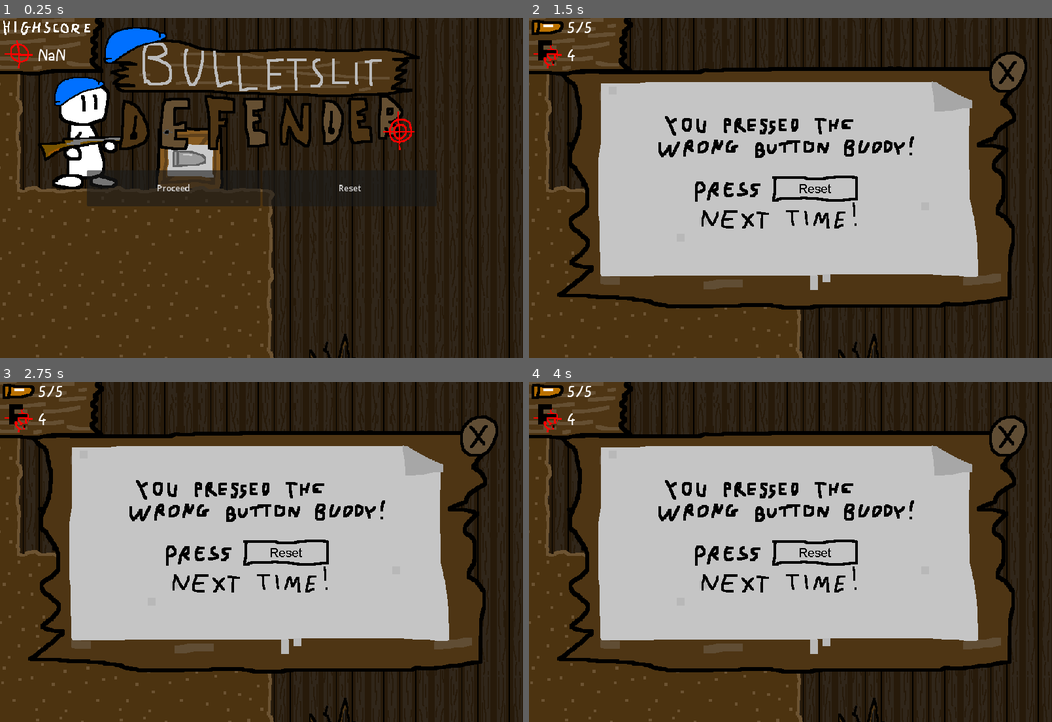
Above: before the commit, frames 1-4 (two rows, left to right).
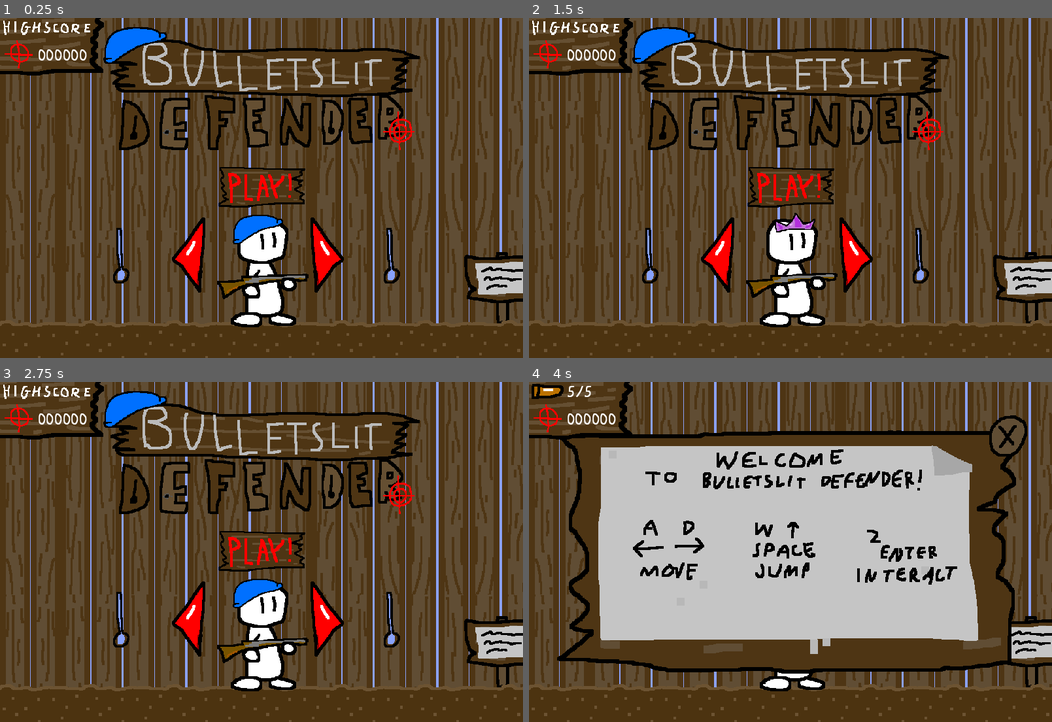
Above: after the commit, the same moments.

Repository: theMathR/Bulletslit-Defender
Game: Godot game, scene res://levels/main.tscn
The game is run twice, just before and just after one commit, with the same random seed, the same clock (stepped at 60 frames per second) and the same inputs.
Inputs (mouse positions are in pixels of both pictures, inside the frame that each line leads up to):
- Up to frame 1 (0.25 s): no input
- Up to frame 2 (1.5 s): click (701, 188) at 0.5 s, where only the run before the commit has a clickable "Proceed"; click (722, 259) at 1.27 s
- Up to frame 3 (2.75 s): click (324, 623) at 2.02 s
- Up to frame 4 (4 s): click (790, 552) at 2.77 s; tap Enter (interact) at 3.5 s; move the mouse to (905, 535) at 3.52 s; hold D (right) from 3.53 s (still down); tap Up (jump) at 3.6, 3.77 s; click (905, 535) at 3.67 s

The runs differ from the first frame. In frame 1, 70% of the frame differs, in the area x 0-100%, y 0-100%; in frame 2, 82%; in frame 3, 82%; in frame 4, 36%.

Commit message:
Not working ...

Diff:
--- a/aim.gd
+++ b/aim.gd
@@ -7,13 +7,16 @@
 #	 Controller support
 	var mouse_move = Input.get_vector("mouse_left","mouse_right","mouse_up","mouse_down")
 	if mouse_move:
-		get_viewport().warp_mouse(position+mouse_move*0.25/delta)
+		get_viewport().warp_mouse(position+mouse_move*0.1/delta)
 	if Input.is_action_just_pressed("shoot") and Status.aiming:
-		print("Hey")
 		var press = InputEventMouseButton.new()
-		press.position = position
 		press.pressed = true
+		press.button_index = 1
+		press.button_mask = 1
 		Input.parse_input_event(press)
+
+
+
 
 	if Status.aiming:
 		position = get_viewport().get_mouse_position()
@@ -23,7 +26,8 @@
 			$"../Counters/Level".text = "0".repeat(6-len(n)) + n
 
 func _input(event):
-	if event is InputEventMouseButton and event.pressed and Status.aiming and LIMIT_N < event.position.x and event.position.x < LIMIT_P:
+	if event is InputEventMouseButton and event.pressed and Status.aiming and LIMIT_N < position.x and position.x < LIMIT_P:
+		print(event)
 		if Status.bullets > 0:
 			$"../AnimationPlayer".play("fire")
 			Status.shot = true
--- a/enemy.gd
+++ b/enemy.gd
@@ -15,6 +15,7 @@
 	if c and c.name == "Player" and c.is_on_floor():
 		c.die()
 
+
 func _process(delta):
 	if not is_on_floor():
 		velocity.y += 2500*delta
--- a/project.godot
+++ b/project.godot
@@ -25,6 +25,7 @@
 window/size/viewport_width=1000
 window/size/viewport_height=650
 window/size/mode=4
+window/size/borderless=true
 window/stretch/mode="canvas_items"
 
 [input]
@@ -35,7 +36,7 @@
 , Object(InputEventKey,"resource_local_to_scene":false,"resource_name":"","device":-1,"window_id":0,"alt_pressed":false …(182 unchanged characters)…
 , Object(InputEventJoypadButton,"resource_local_to_scene":false,"resource_name":"","device":-1,"button_index":11,"pressure":0.0,"pressed":true,"script":null)
 , Object(InputEventKey,"resource_local_to_scene":false,"resource_name":"","device":-1,"window_id":0,"alt_pressed":false …(183 unchanged characters)…
-, Object(InputEventJoypadButton,"resource_local_to_scene":false,"resource_name":"","device":-1,"button_index":0,"pressure":0.0,"pressed":true,"script":null)
+, Object(InputEventJoypadButton,"resource_local_to_scene":false,"resource_name":"","device":-1,"button_index":0,"pressure":0.0,"pressed":false,"script":null)
 ]
 }
 left={
@@ -88,13 +89,27 @@
 "events": [Object(InputEventJoypadMotion,"resource_local_to_scene":false,"resource_name":"","device":-1,"axis":1,"axis_value":1.0,"script":null)
 ]
 }
+pad_right={
+"deadzone": 0.5,
+"events": [Object(InputEventJoypadButton,"resource_local_to_scene":false,"resource_name":"","device":-1,"button_index":14,"pressure":0.0,"pressed":true,"script":null)
+, Object(InputEventKey,"resource_local_to_scene":false,"resource_name":"","device":-1,"window_id":0,"alt_pressed":false,"shift_pressed":false,"ctrl_pressed":false,"meta_pressed":false,"pressed":false,"keycode":0,"physical_keycode":4194321,"key_label":0,"unicode":0,"location":0,"echo":false,"script":null)
+]
+}
+pad_left={
+"deadzone": 0.5,
+"events": [Object(InputEventJoypadButton,"resource_local_to_scene":false,"resource_name":"","device":-1,"button_index":13,"pressure":0.0,"pressed":true,"script":null)
+, Object(InputEventKey,"resource_local_to_scene":false,"resource_name":"","device":-1,"window_id":0,"alt_pressed":false,"shift_pressed":false,"ctrl_pressed":false,"meta_pressed":false,"pressed":false,"keycode":0,"physical_keycode":4194319,"key_label":0,"unicode":0,"location":0,"echo":false,"script":null)
+]
+}
 shoot={
 "deadzone": 0.5,
-"events": [Object(InputEventJoypadMotion,"resource_local_to_scene":false,"resource_name":"","device":-1,"axis":5,"axis_value":1.0,"script":null)
+"events": [Object(InputEventJoypadButton,"resource_local_to_scene":false,"resource_name":"","device":-1,"button_index":2,"pressure":0.0,"pressed":false,"script":null)
 ]
 }
 
 [rendering]
 
-renderer/rendering_method="mobile"
+scaling_3d/mode=2
+scaling_3d/scale=0.25
+environment/screen_space_reflection/roughness_quality=2
 environment/defaults/default_clear_color=Color(0, 0, 0, 1)
--- a/status.gd
+++ b/status.gd
@@ -29,7 +29,7 @@
 func load_save():
 	if not FileAccess.file_exists("user://save.txt"): return
 	var file = FileAccess.open("user://save.txt", FileAccess.READ)
-	level = 4+0*int(file.get_line())
+	level = 0*int(file.get_line())
 	hat = int(file.get_line())
 	high_score = int(file.get_line())
 	dialog = int(file.get_line())
--- a/title_screen.gd
+++ b/title_screen.gd
@@ -15,18 +15,31 @@
 
 
 func _on_left_pressed():
-	$"../HatSound".play()
-	Status.hat -= 1
-	if Status.hat < 0: Status.hat = Status.HATS_MAX-1
-	Status.player.load_hat()
+	changeHat("left")
 
 
 func _on_right_pressed():
-	$"../HatSound".play()
-	Status.hat = (Status.hat+1)%Status.HATS_MAX
-	Status.player.load_hat()
+	changeHat("right")
 
 func begin():
 	hide()
 	Status.in_menu = false
 	Status.player.show_starting_text()
+	self.queue_free()
+
+func changeHat(direction):
+	$"../HatSound".play()
+	if direction == "left":
+		Status.hat -= 1
+		if Status.hat < 0: Status.hat = Status.HATS_MAX-1
+	elif direction == "right":
+		Status.hat = (Status.hat+1)%Status.HATS_MAX
+	Status.player.load_hat()
+
+func _input(event):
+	if Input.is_action_just_pressed("pad_right"):
+		changeHat("right")
+	elif Input.is_action_just_pressed("pad_left"):
+		changeHat("left")
+	if Input.is_action_just_pressed("jump"):
+		begin()
